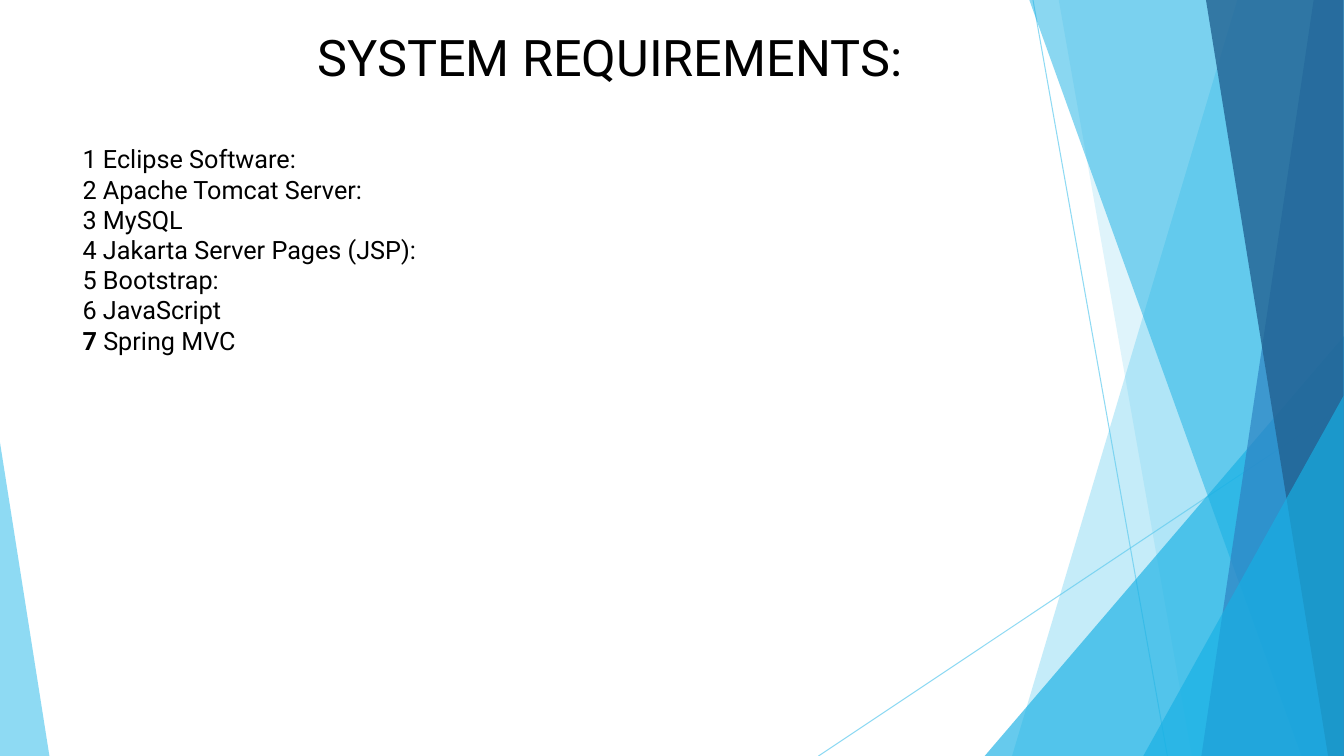
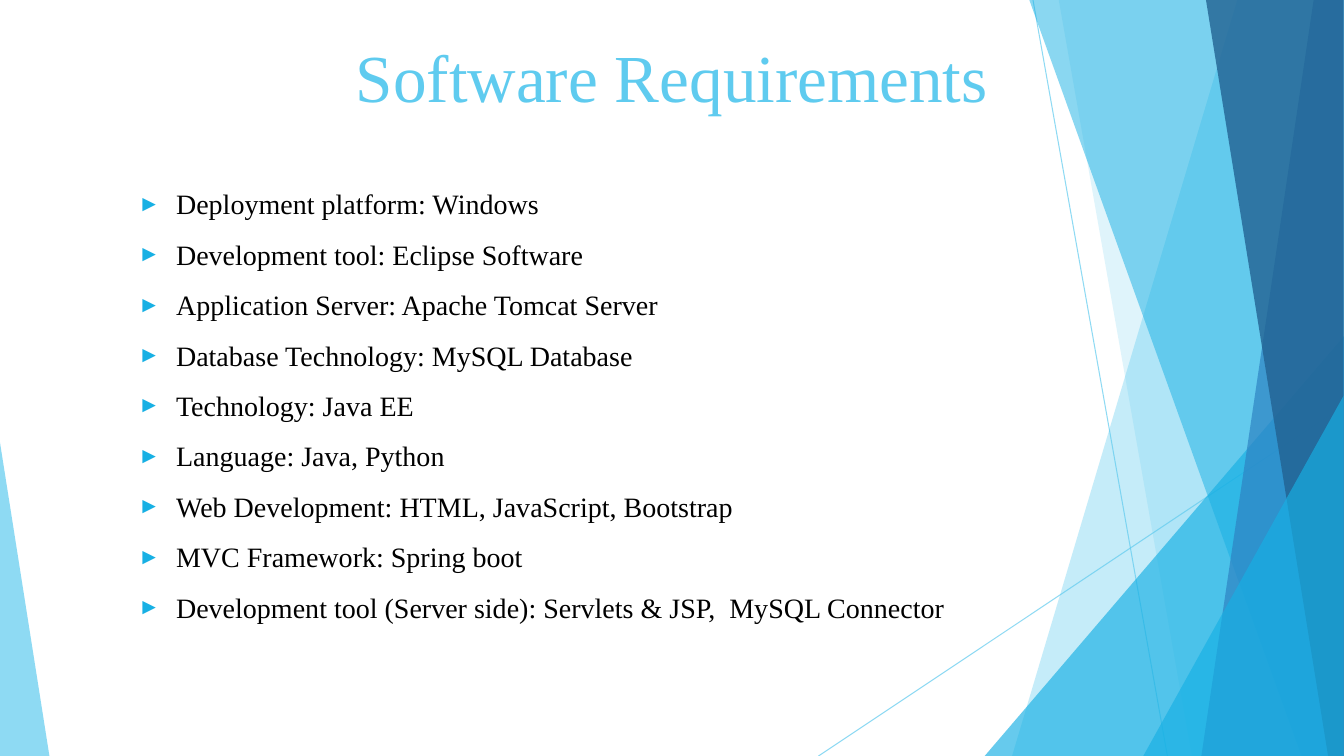
Before and after one commit to Vaibhav-Dharmik/project_reports_final_yr, a slide deck: slide 7 of final_submission_ppt.pptx. Drawn at 1344x756 pixels with LibreOffice and Linux fonts; fonts in the diff are those of the drawing. Boxes give left, top, right and bottom in pixels: in the first picture for what was removed or moved away, otherwise in the second. Text is boxed around its words. In the diff, an @@ line names an element or a change of style, - is before the commit and + after.

Commit message:
PPT completed

```diff
--- a/final_submission_ppt.pptx
+++ b/final_submission_ppt.pptx
@@ text at bbox=[356, 54, 988, 115]: text changed; size 36 to 48 pt; font Roboto to Times New Roman; text colour #000000 to #5FCBEF @@
-SYSTEM REQUIREMENTS:
+Software Requirements
@@ text removed at bbox=[83, 149, 416, 356] @@
-1 Eclipse Software:
-2 Apache Tomcat Server:
-3 MySQL
-4 Jakarta Server Pages (JSP):
-5 Bootstrap:
-6 JavaScript
-7 Spring MVC
@@ text added at bbox=[176, 194, 944, 623], 20 pt, text #000000 @@
+► Deployment platform: Windows
+► Development tool: Eclipse Software
+► Application Server: Apache Tomcat Server
+► Database Technology: MySQL Database
+► Technology: Java EE
+► Language: Java, Python
+► Web Development: HTML, JavaScript, Bootstrap
+► MVC Framework: Spring boot
+► Development tool (Server side): Servlets & JSP, MySQL Connector
```
Also in this commit, not shown: 15 other slides changed, 5 slides added, 3 slides removed, 1 other file.
